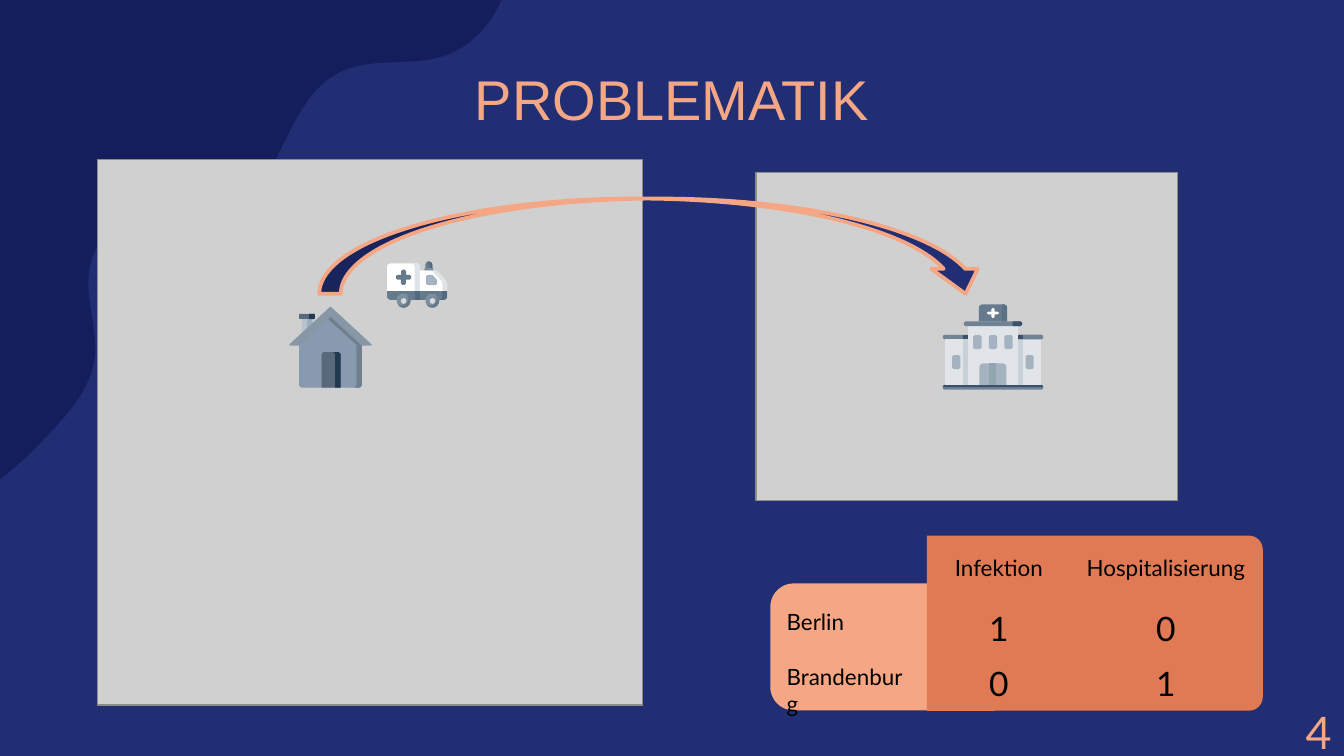
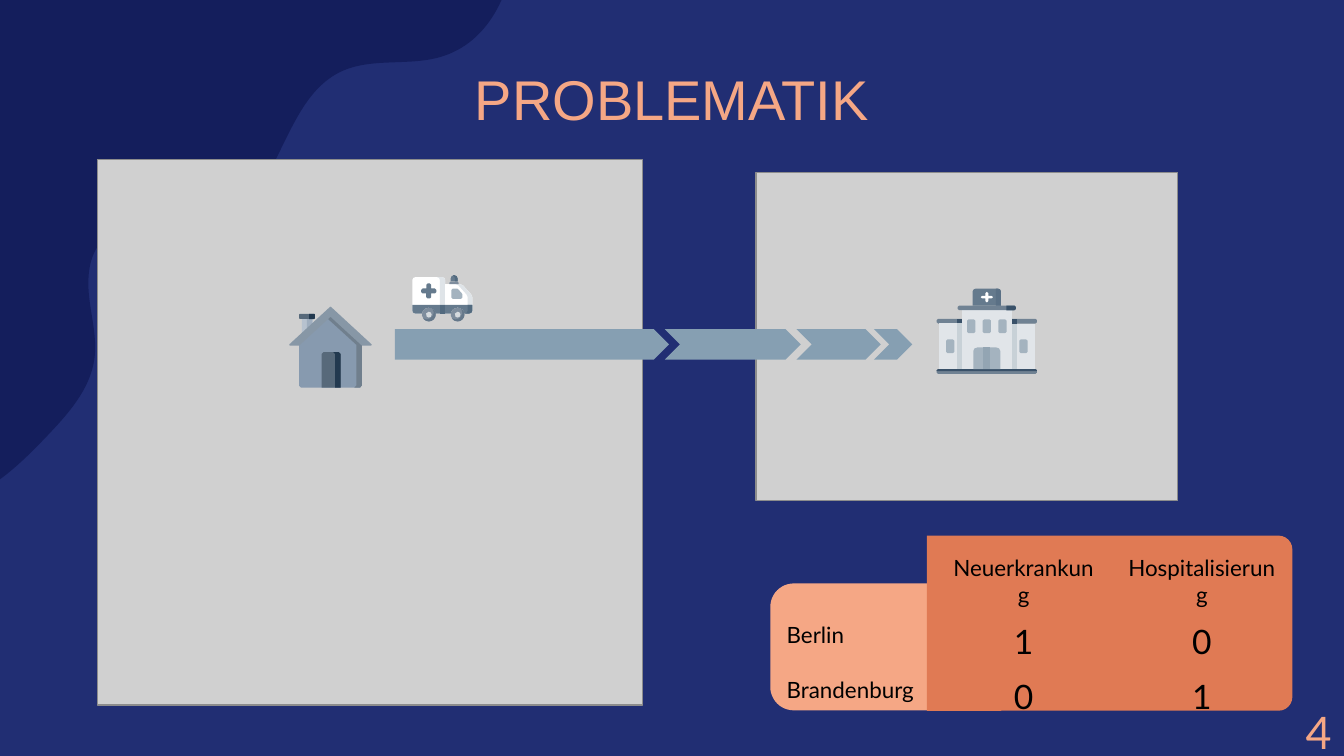
Before and after one commit to amarquard089/Covid19-Hospitalisierungsrate, a slide deck: slide 16 of Praesentation/COVID-19 Hospitalisierungsrate.pptx (slide 14 before the commit). Drawn at 1344x756 pixels with LibreOffice and Linux fonts; fonts in the diff are those of the drawing; grey boxes stand for pictures. Boxes give left, top, right and bottom in pixels: in the first picture for what was removed or moved away, otherwise in the second. Text is boxed around its words. In the diff, an @@ line names an element or a change of style, - is before the commit and + after.

```diff
--- a/Praesentation/COVID-19 Hospitalisierungsrate.pptx
+++ b/Praesentation/COVID-19 Hospitalisierungsrate.pptx
@@ curved down arrow removed at (320,199,989,294) @@
@@ 19 freeform shapes: place and size @@
-19 freeform shapes at (387,262,446,308)
+19 freeform shapes at (413,276,472,321)
@@ 23 freeform shapes: place and size @@
-23 freeform shapes at (942,305,1044,390)
+23 freeform shapes at (937,289,1038,375)
@@ group added at (395,329,913,360): 3 chevrons, 1 pentagon arrow @@
@@ round same rect: place and size @@
-round same rect at (926,536,1262,711)
+round same rect at (926,536,1292,711)
@@ table at (773,547,1293,719) @@
-row 1, column 2: Infektion
+row 1, column 2: Neuerkrankung
@@ table: place and size @@
-table at (773,547,1259,710)
+table at (773,547,1293,719)
```
Also in this commit, not shown: 5 other slides changed, 8 slides added, 5 slides removed, 20 other files.
